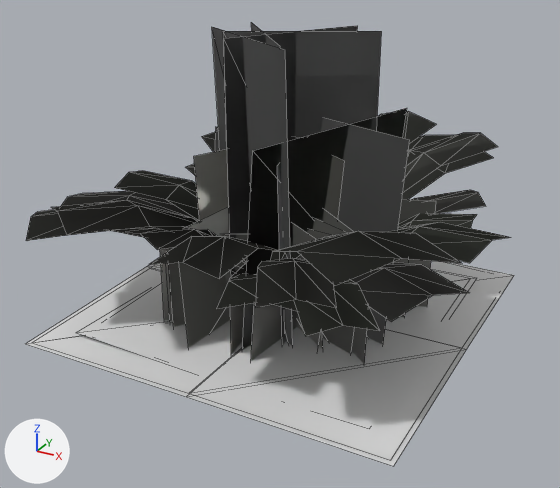
The glTF model assets/forest_pbr/undergrowth.glb as it was, and as the next commit left it.
One viewpoint serves both versions: a 50 mm lens placed at (0.889, -1.673, 1.042), pointed at (-0.004, -0.051, 0.23). The lights are fixed; the arrows at lower left show +X, +Y and +Z. The first picture is the older version. Mesh edges are drawn as thin lines.

Script lines for the objects in view, before the commit:
```python
me_fern_a = bpy.data.meshes.new('fern_a')
me_fern_a.from_pydata(...)  # 105 vertices, 112 faces; spans x -0.596..0.52, y -0.46..0.589, z 0.0..0.458
me_fern_a.materials.append(mat_undergrowth)
me_litter_b = bpy.data.meshes.new('litter_b')
me_litter_b.from_pydata(...)  # 9 vertices, 8 faces; spans x -0.495..0.495, y -0.495..0.495, z 0.02..0.032
me_litter_b.materials.append(mat_undergrowth)
me_litter_c = bpy.data.meshes.new('litter_c')
me_litter_c.from_pydata(...)  # 9 vertices, 8 faces; spans x -0.391..0.391, y -0.391..0.391, z 0.018..0.034
me_litter_c.materials.append(mat_undergrowth)
ob_fern_a = bpy.data.objects.new('fern_a', me_fern_a)
ob_fern_a.location = (0.0, 0.0, 0.0)
ob_litter_b = bpy.data.objects.new('litter_b', me_litter_b)
ob_litter_b.location = (0.0, 0.0, 0.0)
ob_litter_c = bpy.data.objects.new('litter_c', me_litter_c)
ob_litter_c.location = (0.0, 0.0, 0.0)
# also in view: 'flower_lupine_a' at (-0.055, -0.015, 0.37); 'grass_a' at (-0.033, 0.001, 0.157); 'fern_b' at (-0.045, 0.013, 0.213); 'litter_a' at (0.0, 0.0, 0.026); 'grass_b' at (0.039, 0.009, 0.16)
```
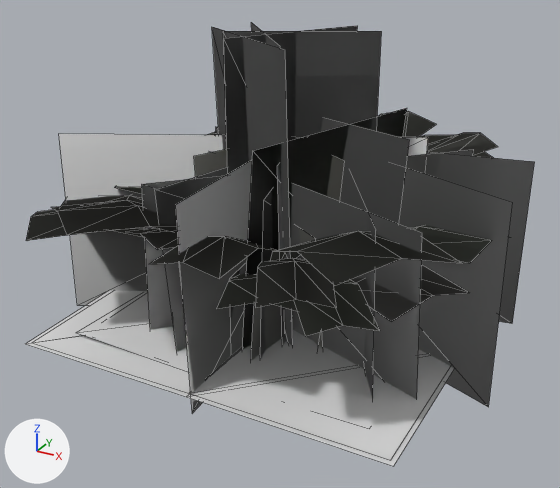
What changed in the scene script:
```text
Add me_lush_c:
    me_lush_c.from_pydata(...)  # 12 vertices, 6 faces; spans x -0.376..0.46, y -0.325..0.572, z -0.02..0.442
    me_lush_c.materials.append(mat_undergrowth)
Add me_lush_b:
    me_lush_b.from_pydata(...)  # 12 vertices, 6 faces; spans x -0.323..0.546, y -0.35..0.516, z -0.02..0.44
    me_lush_b.materials.append(mat_undergrowth)
Add me_lush_a:
    me_lush_a.from_pydata(...)  # 12 vertices, 6 faces; spans x -0.586..0.592, y -0.488..0.48, z -0.02..0.485
    me_lush_a.materials.append(mat_undergrowth)
Add ob_lush_c:
    ob_lush_c = bpy.data.objects.new('lush_c', me_lush_c)
    ob_lush_c.location = (0.0, 0.0, 0.0)
Add ob_lush_b:
    ob_lush_b = bpy.data.objects.new('lush_b', me_lush_b)
    ob_lush_b.location = (0.0, 0.0, 0.0)
Add ob_lush_a:
    ob_lush_a = bpy.data.objects.new('lush_a', me_lush_a)
    ob_lush_a.location = (0.0, 0.0, 0.0)
```

Changed parts and their boxes (x1, y1, x2, y2) in the pictures (560 x 488 px):
'lush_a', added
    after: (59, 134, 513, 413)
'lush_c', added
    after: (142, 149, 474, 399)
'lush_b', added
    after: (155, 132, 535, 399)
'grass_a', unchanged, covered by the edit
    before: (160, 207, 409, 349)
    after: (179, 228, 323, 349)
'grass_d', unchanged, covered by the edit
    before: (166, 218, 355, 354)
    after: (230, 269, 240, 318)
